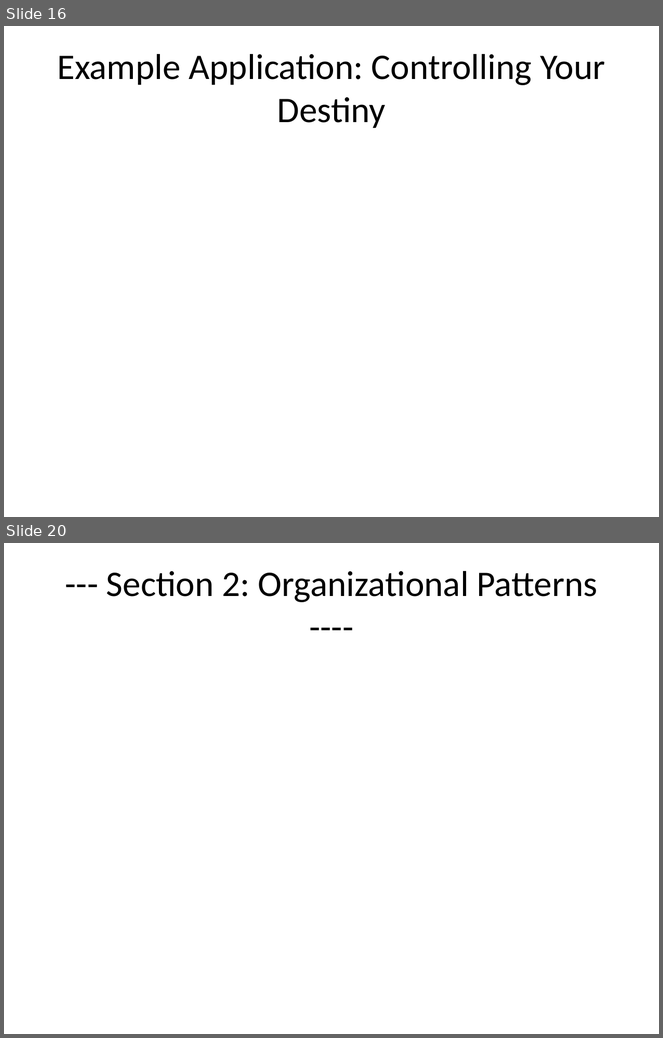
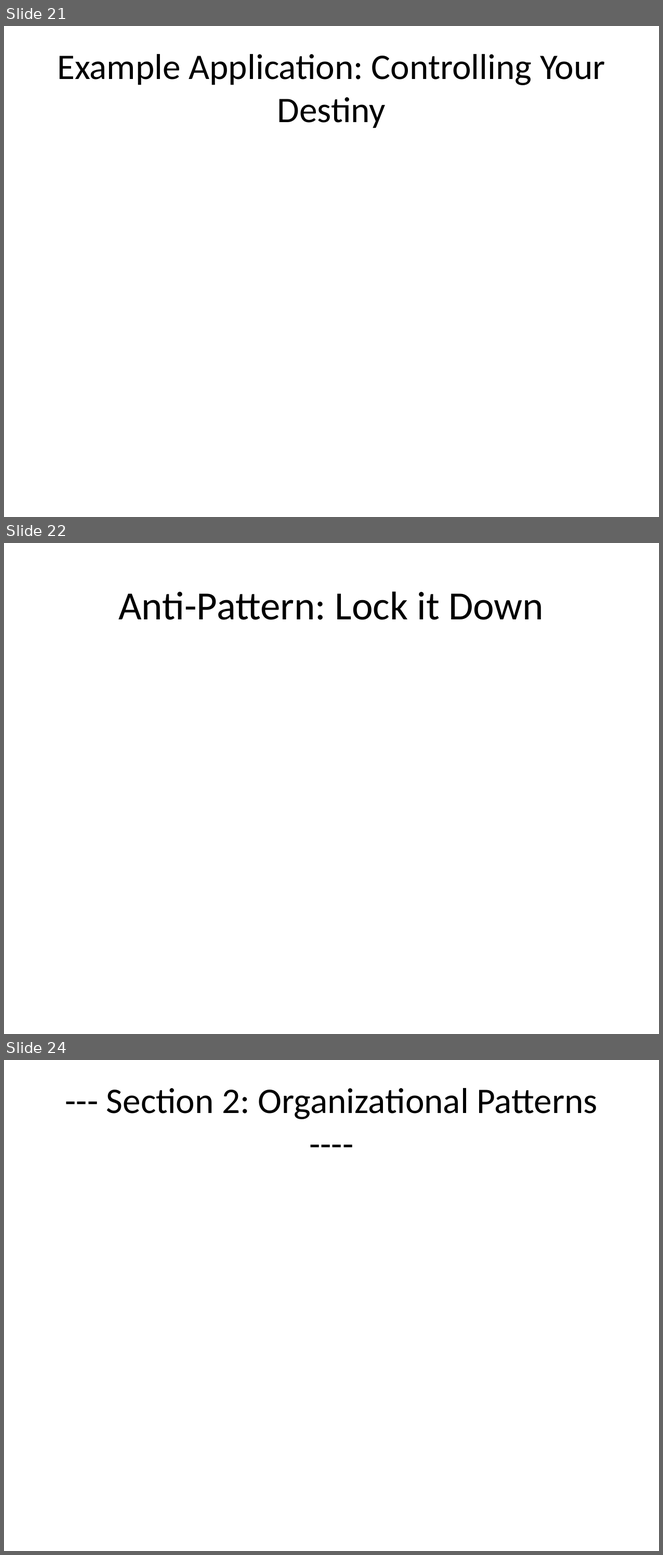
Before and after one commit to danielsomerfield/dev-nexus-presentation, a slide deck: deck/Dev Nexus Presentation.pptx. Shown one above the other, each under a label of ours: slides 16 and 20 before the commit, slides 21, 22 and 24 after it; the slides between them are not shown. The pictures are 663x1038 and 663x1555 pixels, drawn with LibreOffice and Linux fonts; fonts in the diff are those of the drawing. Boxes give left, top, right and bottom in pixels: in the first picture for what was removed or moved away, otherwise in the second. Text is boxed around its words. In the diff, an @@ line names an element or a change of style, - is before the commit and + after.

```diff
--- a/deck/Dev Nexus Presentation.pptx
+++ b/deck/Dev Nexus Presentation.pptx
@@ slide 22 added at (x1=4, y1=543, x2=659, y2=1034), background #FFFFFF @@
@@ title added at (x1=118, y1=591, x2=544, y2=620), 44 pt, text #000000 @@
+Anti-Pattern: Lock it Down
@@ what was slide 16 is now slide 21 @@
@@ what was slide 20 is now slide 24 @@
```
Also in this commit, not shown: 5 slides changed, 3 other slides added, 5 other files.
